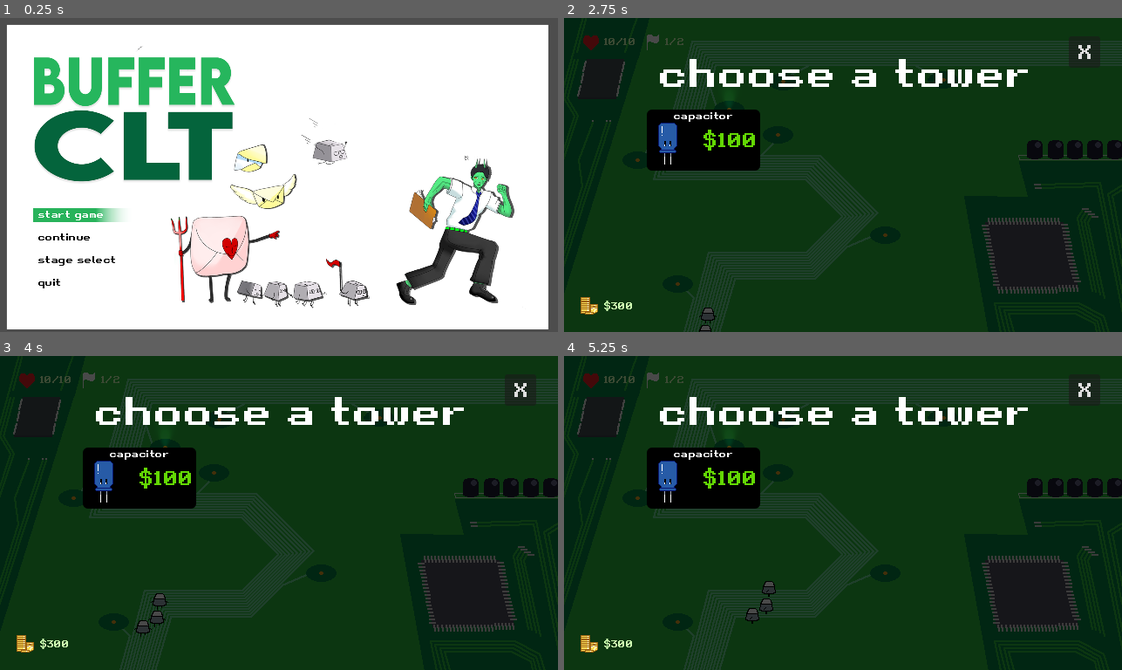
Above: before the commit, frames 1-4 (two rows, left to right).
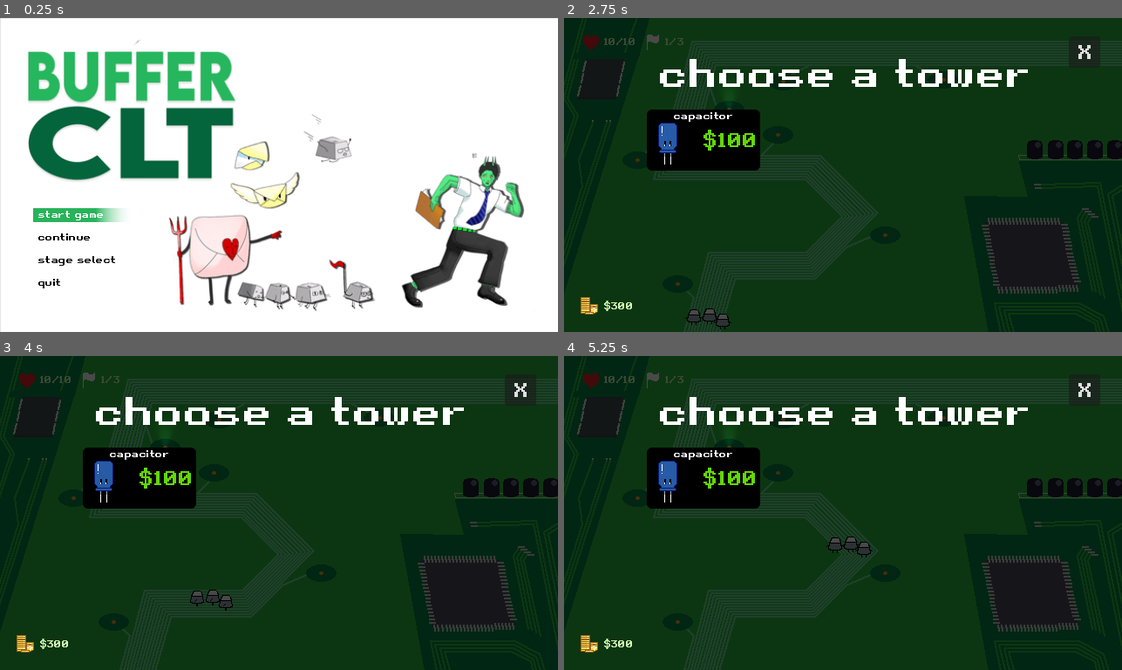
Above: after the commit, the same moments.

Repository: IvnaFeitosa/BufferCLT
Game: Godot game, scene res://scenes/titlescreen.tscn
The game is run twice, just before and just after one commit, with the same random seed, the same clock (stepped at 60 frames per second) and the same inputs.
Inputs (mouse positions are in pixels of both pictures, inside the frame that each line leads up to):
- Up to frame 1 (0.25 s): no input
- Up to frame 2 (2.75 s): tap Enter (ui_accept) at 0.5, 0.77, 1.52, 2 s; move the mouse to (965, 159) at 0.52 s; hold Up (ui_up) 0.53-1.28 s; click (965, 159) at 0.67 s; move the mouse to (636, 159) at 1.27 s; hold Down (ui_down) 1.28-2.03 s; click (636, 159) at 1.42 s; move the mouse to (731, 109) at 2.02 s; hold Up (ui_up) from 2.03 s (still down); click (731, 109) at 2.17 s
- Up to frame 3 (4 s): move the mouse to (111, 622) at 2.77 s; click (111, 622) at 2.92 s; tap Enter (ui_accept) at 3.02, 3.77 s; move the mouse to (323, 572) at 3.52 s; release Up (ui_up) at 3.53 s; hold Down (ui_down) from 3.53 s (still down); click (323, 572) at 3.67 s
- Up to frame 4 (5.25 s): keep holding Down (ui_down); move the mouse to (776, 472) at 4.27 s; click (776, 472) at 4.42 s; tap Enter (ui_accept) at 4.52 s; move the mouse to (781, 418) at 5.02 s; click (781, 418) at 5.17 s

The runs differ from the first frame. In frame 1, 18% of the frame differs, in the area x 0-100%, y 0-100%; in frame 2, 0.3%; in frame 3, 0.4%; in frame 4, 0.4%.

Commit message:
tweak spawn positions + fix shop

Diff:
--- a/scenes/titlescreen.tscn
+++ b/scenes/titlescreen.tscn
@@ -57,13 +57,15 @@
 script = ExtResource("1_iul6a")
 
 [node name="Background" type="TextureRect" parent="."]
-texture_filter = 4
 texture_repeat = 1
 layout_mode = 0
-offset_right = 625.079
-offset_bottom = 364.0
+offset_left = -8.0
+offset_top = -8.0
+offset_right = 648.0
+offset_bottom = 378.0
 texture = ExtResource("2_uxtqq")
-expand_mode = 3
+expand_mode = 1
+stretch_mode = 4
 
 [node name="Selector" type="TextureRect" parent="."]
 layout_mode = 0
--- a/scripts/capacitor.tres
+++ b/scripts/capacitor.tres
@@ -12,6 +12,6 @@
 icon = ExtResource("1_hukck")
 scene = ExtResource("2_hukck")
 projectile = ExtResource("2_265ut")
-projectile_speed = 160
-fire_rate = 0.5
+projectile_speed = 250
+fire_rate = 0.7
 metadata/_custom_type_script = "uid://dcvdfpsvpf3h1"
--- a/scripts/game.gd
+++ b/scripts/game.gd
@@ -19,11 +19,14 @@
 	var enemy_sequence = waves[gameManager.current_wave].enemy_sequences[current_sequence]
 	for i in range(enemy_sequence.amount):
 		var enemy = EnemyDB.scenes[enemy_sequence.name].instantiate()
-		enemy.h_offset = rng.randi_range(-15, 15)
-		enemy.v_offset = rng.randi_range(-20, 20)
+		enemy.h_offset = -18 + (i%3)*18 + rng.randi_range(-5, 5)
+		enemy.v_offset = i/3 * -18 +  rng.randi_range(-5, 5)
+		#enemy.h_offset =
+		#enemy.v_offset = rng.randi_range(-20, 20)
 		path.add_child(enemy)
 		enemy.add_to_group("current_wave_enemies")
 	# go to next sequence in wave
+	print("current sequence", current_sequence)
 	current_sequence+= 1
 	# if theres no more sequences then reset it and await next wave
 	if current_sequence == waves[gameManager.current_wave].enemy_sequences.size():
@@ -35,6 +38,6 @@
 
 func _on_wave_change(_new_wave):
 	print("current wave", gameManager.current_wave)
-	print("current sequence", current_sequence)
+
 	timer.start(waves[gameManager.current_wave].enemy_sequences[current_sequence].time)
 	#gameManager.all_enemies_from_wave_spawned=false
--- a/scripts/gameManager.gd
+++ b/scripts/gameManager.gd
@@ -19,7 +19,7 @@
 	emit_signal("money_changed", money)
 
 func spend_money(cost: int) -> bool:
-	if (money > cost):
+	if (money >= cost):
 		money -= cost
 		emit_signal("money_changed", money)
 		return true
--- a/scripts/key.gd
+++ b/scripts/key.gd
@@ -1,8 +1,8 @@
 extends PathFollow2D
 class_name Key
-const SPEED = 50.0
+const SPEED = 100.0
 const money_reward = 25
-@export var HP = 2
+@export var HP = 4
 @onready var animatedSprite = $AnimatedSprite2D
 var previous_pos: Vector2
 
--- a/scripts/stage0.tres
+++ b/scripts/stage0.tres
@@ -37,12 +37,45 @@
 time = 4.0
 metadata/_custom_type_script = "uid://c31vrf6samx0g"
 
+[sub_resource type="Resource" id="Resource_l2ls8"]
+script = ExtResource("3_0kwdk")
+name = "Key"
+amount = 8
+time = 6.0
+metadata/_custom_type_script = "uid://c31vrf6samx0g"
+
 [sub_resource type="Resource" id="Resource_d1bkw"]
 script = ExtResource("2_0kwdk")
-enemy_sequences = Array[ExtResource("3_0kwdk")]([SubResource("Resource_rxjwl"), SubResource("Resource_4kv6o")])
+enemy_sequences = Array[ExtResource("3_0kwdk")]([SubResource("Resource_rxjwl"), SubResource("Resource_4kv6o"), SubResource("Resource_l2ls8")])
+metadata/_custom_type_script = "uid://cb244g8qi5nma"
+
+[sub_resource type="Resource" id="Resource_612uo"]
+script = ExtResource("3_0kwdk")
+name = "Key"
+amount = 5
+time = 2.0
+metadata/_custom_type_script = "uid://c31vrf6samx0g"
+
+[sub_resource type="Resource" id="Resource_6lc1q"]
+script = ExtResource("3_0kwdk")
+name = "Key"
+amount = 7
+time = 3.0
+metadata/_custom_type_script = "uid://c31vrf6samx0g"
+
+[sub_resource type="Resource" id="Resource_v6xak"]
+script = ExtResource("3_0kwdk")
+name = "Key"
+amount = 8
+time = 6.0
+metadata/_custom_type_script = "uid://c31vrf6samx0g"
+
+[sub_resource type="Resource" id="Resource_1d86p"]
+script = ExtResource("2_0kwdk")
+enemy_sequences = Array[ExtResource("3_0kwdk")]([SubResource("Resource_612uo"), SubResource("Resource_6lc1q"), SubResource("Resource_v6xak")])
 metadata/_custom_type_script = "uid://cb244g8qi5nma"
 
 [resource]
 script = ExtResource("1_bqy62")
-waves = Array[ExtResource("2_0kwdk")]([SubResource("Resource_o68ah"), SubResource("Resource_d1bkw")])
+waves = Array[ExtResource("2_0kwdk")]([SubResource("Resource_o68ah"), SubResource("Resource_d1bkw"), SubResource("Resource_1d86p")])
 metadata/_custom_type_script = "uid://dis2kx0wtmx6e"
Binary file changed: assets/background_menu.png
Binary file added: assets/background_menu_hirees.png
Not shown, added: assets/background_menu_hirees.png.import
Not shown: 1 places in scripts/stage0.tres that only renumber resources
